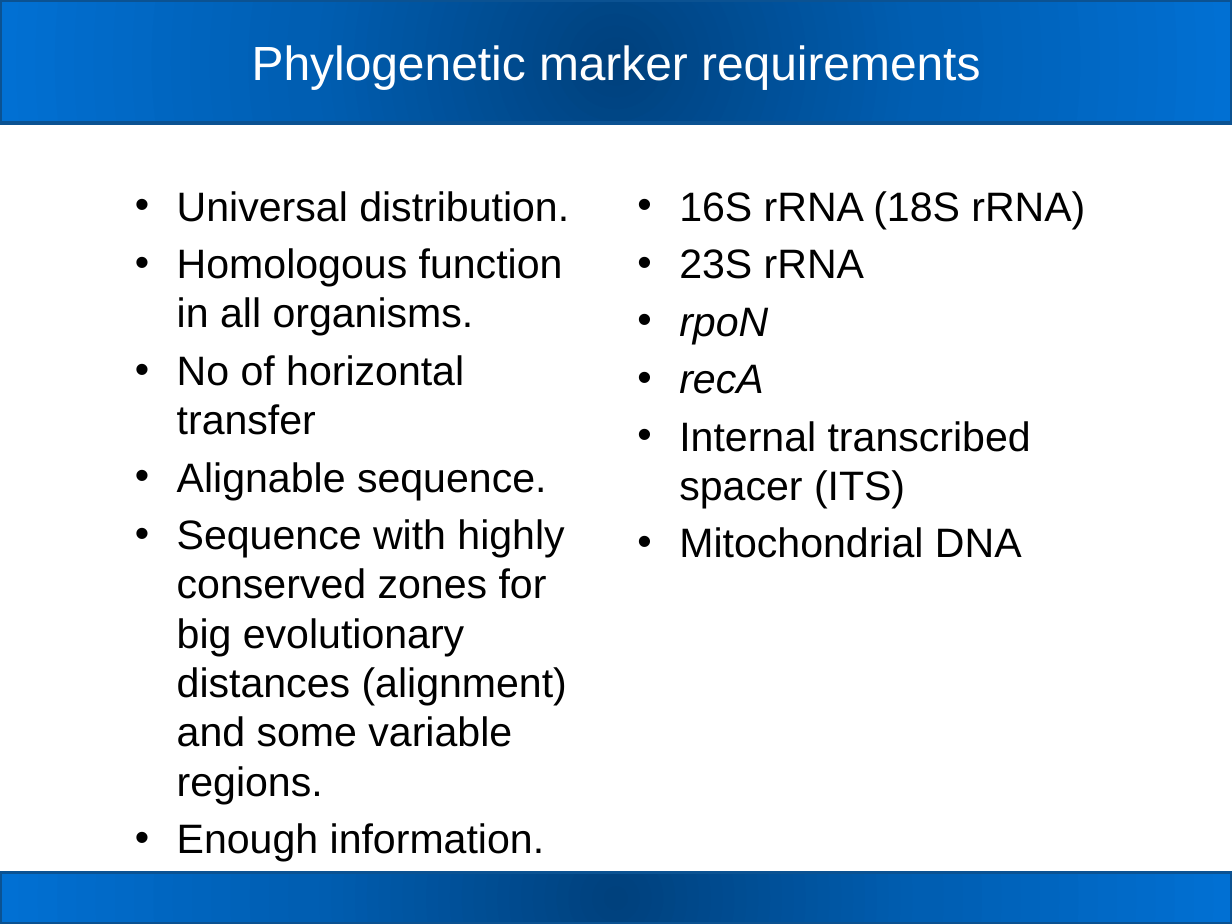
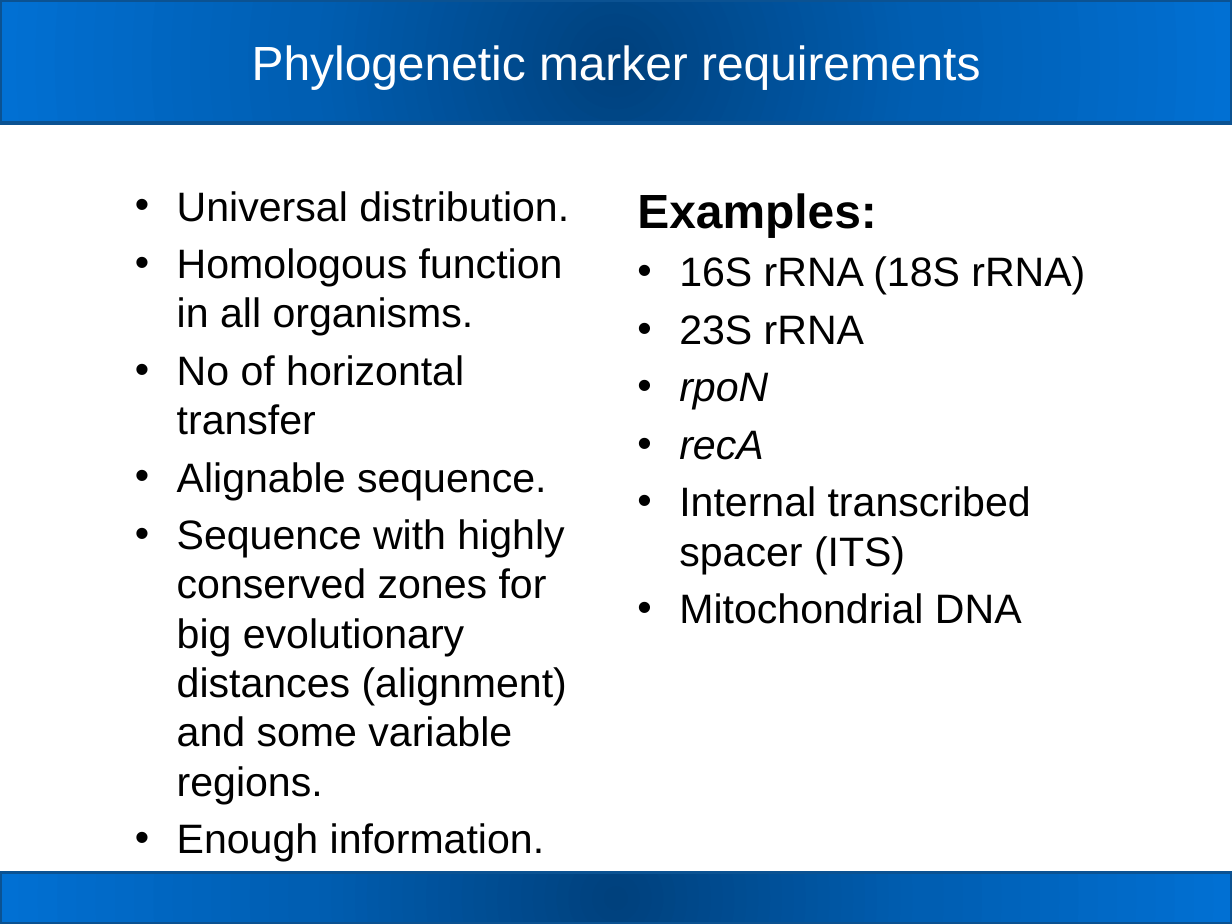
Before and after one commit to carden24/MIC506-Workshop, a slide deck: slide 4 of W2_16S_analysis.pptx (slide 3 before the commit). Drawn at 1232x924 pixels with LibreOffice and Linux fonts; fonts in the diff are those of the drawing. Boxes give left, top, right and bottom in pixels: in the first picture for what was removed or moved away, otherwise in the second. Text is boxed around its words. In the diff, an @@ line names an element or a change of style, - is before the commit and + after.

```diff
--- a/W2_16S_analysis.pptx
+++ b/W2_16S_analysis.pptx
@@ text at [637,193,876,237]: paragraph added @@
+Examples:
```
Also in this commit, not shown: 3 other slides changed, 3 slides added, 3 other files.
